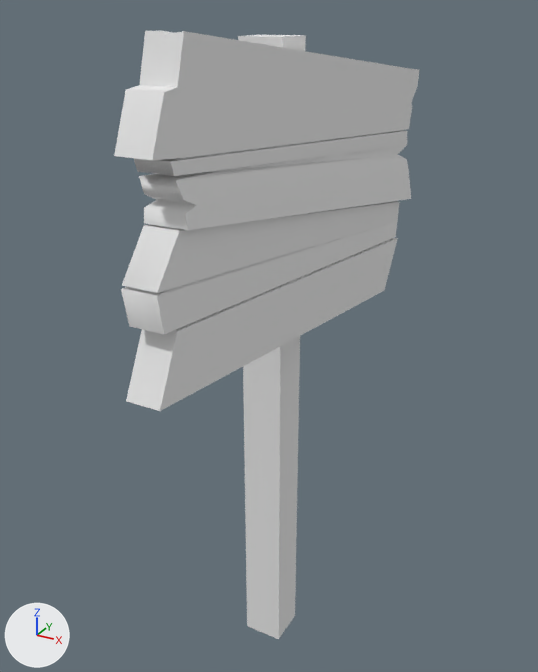
The OBJ model Mess About/Assets/3D Models Prefabs/wooden sign.obj as it was, and as the next commit left it.
Rendered twice from a 50 mm lens placed at (155.0, -302.0, 292.0), pointed at (-13.0, 5.0, 138.0). Arrows for +X, +Y and +Z are at lower left; the lights stay in place. Where no turn or scale is listed for an object, it has been applied to the vertices.

Names of what the first picture shows: 'wooden sign'.
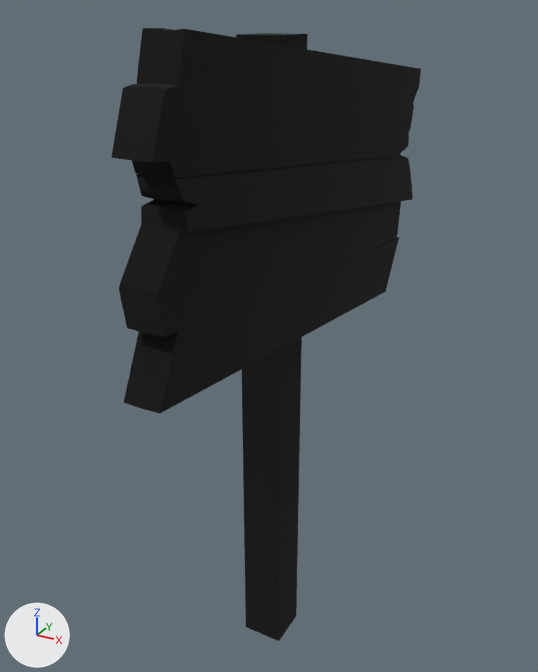
The change, as a list of edits to the scene's bpy script:
```text
Add mat_phong1sg:
    mat_phong1sg = principled_material('phong1SG')
    mat_phong1sg.base_color = (0.0, 0.0, 0.0)  # black #000000
    mat_phong1sg.roughness = 1.0
Change me_wooden_sign:
    used by ob_wooden_sign; location = (0.0, 0.0, 0.0)
    remove me_wooden_sign.from_pydata(...)  # 302 vertices, 298 faces; spans x -21.0..19.0, y -124.0..128.0, z -48.0..285.0
    add me_wooden_sign.from_pydata(...)  # 604 vertices, 596 faces; spans x -21.0..19.0, y -125.0..129.0, z -49.0..286.0
    me_wooden_sign part 1: a new loose piece, a box spanning x -21.0..1.0, y -10.0..13.0, z -49.0..281.0, in mat_phong1sg (black #000000)
    me_wooden_sign part 2: 9 vertices moved within x 7.0..9.0, y -109.0..106.0, z 169.0..242.0; 294 vertices added at x 0.0..19.0, y -125.0..129.0, z 138.0..286.0
    me_wooden_sign part 3: 264 faces spanning x -21.0..19.0, y -124.0..128.0, z -48.0..285.0 switch from mat_initialshadinggroup (white #e7e7e7) to mat_phong1sg (black #000000)
```

Changed parts and their boxes (x1, y1, x2, y2) in the pictures (538 x 672 px):
'wooden sign', reshaped: before (114, 31, 419, 639); after (111, 28, 421, 641)
part 1 of me_wooden_sign, added (black): after (236, 33, 308, 641)
part 2 of me_wooden_sign, built on: before (139, 171, 217, 205); after (111, 28, 421, 413)
part 3 of me_wooden_sign, recoloured (white to black): before (114, 31, 419, 639); after (243, 157, 387, 173)
